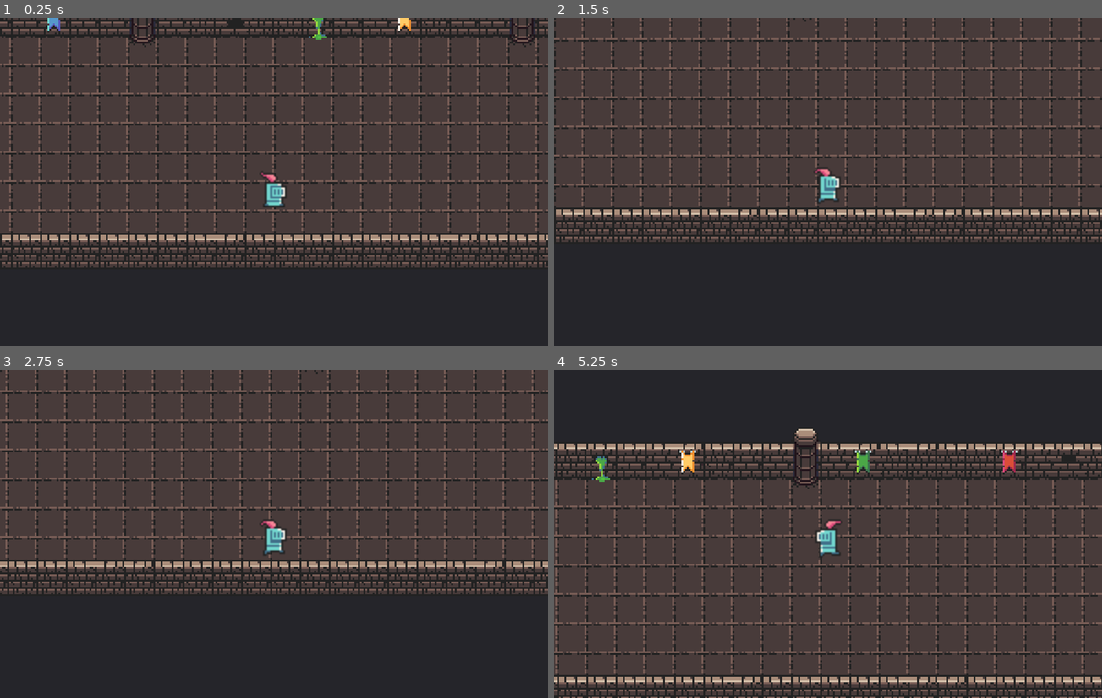
Above: before the commit, frames 1-4 (two rows, left to right).
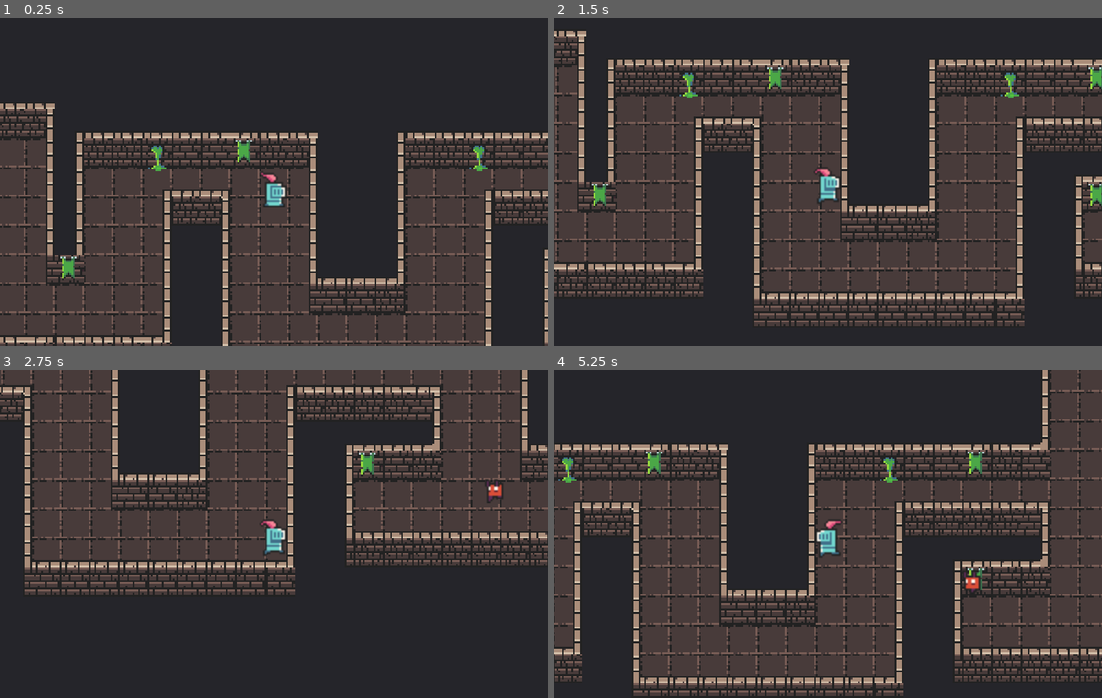
Above: after the commit, the same moments.

Repository: Narrop/Jame-Gam
Game: Godot game, scene res://scenes/levels/level6.tscn
Two runs of this game, one before a commit and one after it. Both use one fixed random seed, a clock stepped at 60 frames per second and the inputs below. This scene is started directly instead of the project's main scene.
Inputs (mouse positions are in pixels of both pictures, inside the frame that each line leads up to):
- Up to frame 1 (0.25 s): no input
- Up to frame 2 (1.5 s): tap Enter (ui_accept) at 0.5, 0.77 s; move the mouse to (948, 165) at 0.52 s; hold Right (ui_right) 0.53-1.28 s; move the mouse to (718, 198) at 1.27 s; hold Down (ui_down) from 1.28 s (still down)
- Up to frame 3 (2.75 s): tap Enter (ui_accept) at 1.52 s; move the mouse to (328, 461) at 2.02 s; release Down (ui_down) at 2.03 s; hold Right (ui_right) from 2.03 s (still down)
- Up to frame 4 (5.25 s): move the mouse to (800, 599) at 2.77 s; release Right (ui_right) at 2.78 s; hold Up (ui_up) 2.78-3.53 s; tap Enter (ui_accept) at 3.02, 3.77, 4.52 s; move the mouse to (992, 583) at 3.52 s; hold Left (ui_left) 3.53-5.03 s; move the mouse to (663, 484) at 4.27 s; move the mouse to (855, 534) at 5.02 s; hold Down (ui_down) from 5.03 s (still down)

The runs differ from the first frame. In frame 1, 71% of the frame differs, in the area x 0-100%, y 0-100%; in frame 2, 60%; in frame 3, 34%; in frame 4, 44%.

Commit message:
aze

Diff:
--- a/scenes/levels/level5.tscn
+++ b/scenes/levels/level5.tscn
@@ -703,7 +703,7 @@
 [node name="Node2D" type="Node2D" parent="."]
 
 [node name="time3" parent="Node2D" instance=ExtResource( 8 )]
-position = Vector2( -1168, -238 )
+position = Vector2( -1132, -257 )
 
 [node name="time4" parent="Node2D" instance=ExtResource( 8 )]
 position = Vector2( 744, 429 )
@@ -712,7 +712,7 @@
 position = Vector2( 1249, -73 )
 
 [node name="time2" parent="Node2D" instance=ExtResource( 6 )]
-position = Vector2( -193, -1268 )
+position = Vector2( -206, -1255 )
 
 [node name="time6" parent="Node2D" instance=ExtResource( 6 )]
 position = Vector2( -584, 231 )
@@ -721,7 +721,7 @@
 position = Vector2( -576, -1256 )
 
 [node name="time8" parent="Node2D" instance=ExtResource( 6 )]
-position = Vector2( -1144, -1256 )
+position = Vector2( -1136, -1233 )
 
 [node name="time" parent="Node2D" instance=ExtResource( 7 )]
 position = Vector2( 359, -24 )
@@ -730,7 +730,7 @@
 position = Vector2( -943, 95 )
 
 [node name="time10" parent="Node2D" instance=ExtResource( 7 )]
-position = Vector2( -808, -696 )
+position = Vector2( -799, -730 )
 
 [node name="time11" parent="Node2D" instance=ExtResource( 7 )]
 position = Vector2( -328, -688 )
--- a/scenes/levels/level6.tscn
+++ b/scenes/levels/level6.tscn
@@ -702,6 +702,7 @@
 volume_db = -20.0
 
 [node name="player" parent="." instance=ExtResource( 5 )]
+position = Vector2( 1032, 376 )
 
 [node name="Camera2D" type="Camera2D" parent="player"]
 visible = false
--- a/scenes/levels/level7.tscn
+++ b/scenes/levels/level7.tscn
@@ -700,6 +700,7 @@
 volume_db = -20.0
 
 [node name="player" parent="." instance=ExtResource( 6 )]
+position = Vector2( -532, -664 )
 
 [node name="Camera2D" type="Camera2D" parent="player"]
 visible = false
